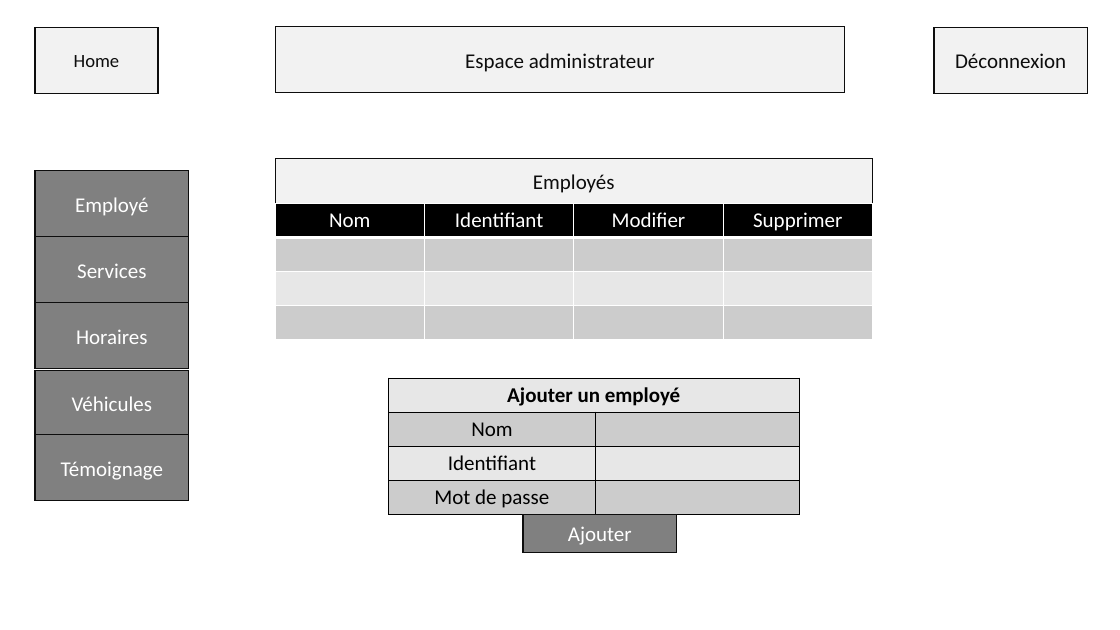
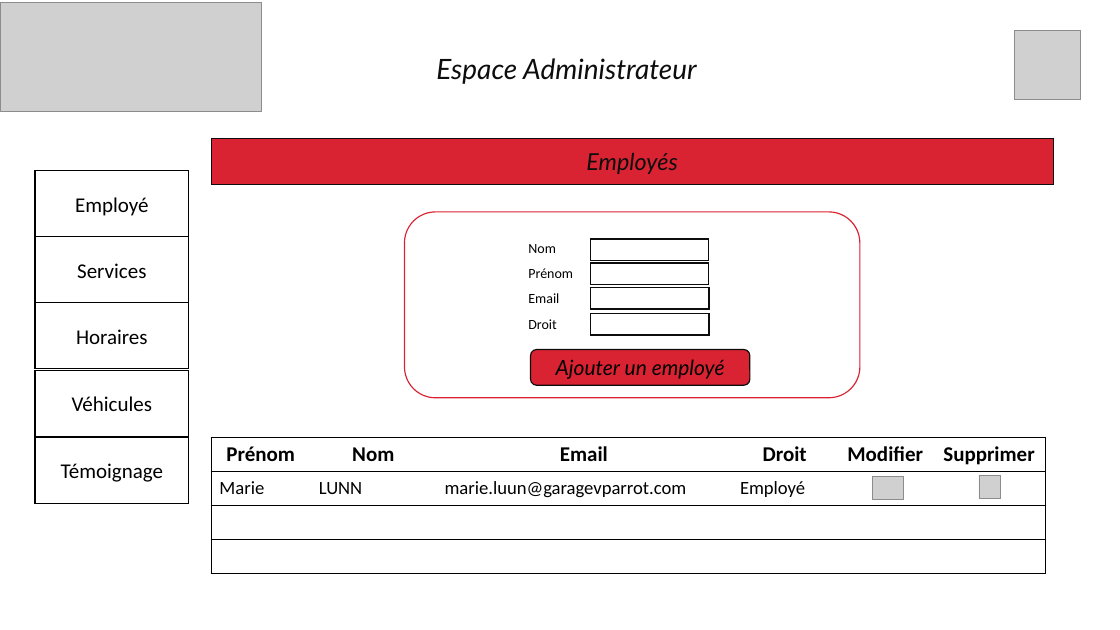
Before and after one commit to adele-dbs/garagevparrot, a slide deck: slide 7 of other/Maquette - Mockup.pptx (slide 8 before the commit). Drawn at 1120x630 pixels with LibreOffice and Linux fonts; fonts in the diff are those of the drawing; grey boxes stand for pictures. Boxes give left, top, right and bottom in pixels: in the first picture for what was removed or moved away, otherwise in the second. Text is boxed around its words. In the diff, an @@ line names an element or a change of style, - is before the commit and + after.

```diff
--- a/other/Maquette - Mockup.pptx
+++ b/other/Maquette - Mockup.pptx
@@ picture added at (0,2,261,111) @@
@@ rectangle removed at (35,28,158,94) @@
-Home
@@ rectangle removed at (934,28,1088,94) @@
-Déconnexion
@@ text "Espace Administrateur": place and size @@
-text "Espace Administrateur" at (276,27,845,93)
+text "Espace Administrateur" at (436,58,697,84)
@@ text "Espace Administrateur" at (436,58,697,84): fill #F2F2F2 to none; outline #0D0D0D 1 pt to none @@
@@ text at (436,58,697,84): text changed; size 18 to 24 pt; font Calibri to Lato; italic on @@
-Espace administrateur
+Espace Administrateur
@@ picture added at (1014,30,1081,99) @@
@@ rectangle "Employés": place and size @@
-rectangle "Employés" at (276,158,873,203)
+rectangle "Employés" at (211,139,1054,184)
@@ rectangle "Employés" at (211,139,1054,184): size 18 to 20 pt, font Calibri to Lato, italic on; fill #F2F2F2 to #D92332 @@
@@ rounded rectangle added at (405,212,860,397), outline #D92332 1 pt @@
@@ rectangle added at (591,239,708,260), fill #FFFFFF, outline #0D0D0D 1 pt @@
@@ text added at (528,244,556,253), 12 pt, text #000000 @@
+Nom
@@ text added at (528,268,573,278), 12 pt, text #000000 @@
+Prénom
@@ rectangle added at (591,263,708,284), fill #FFFFFF, outline #0D0D0D 1 pt @@
@@ text added at (528,293,559,303), 12 pt, text #000000 @@
+Email
@@ rectangle added at (591,287,710,308), fill #FFFFFF, outline #0D0D0D 1 pt, 12 pt, text #FFFFFF @@
+Sujet
@@ text added at (528,319,556,329), 12 pt, text #000000 @@
+Droit
@@ rectangle added at (591,313,710,334), fill #FFFFFF, outline #0D0D0D 1 pt, 12 pt, text #FFFFFF @@
+Sujet
@@ rounded rectangle added at (531,350,750,386), fill #D92332, outline #0D0D0D 1 pt, 18 pt, text #000000, italic @@
+Ajouter un employé
@@ table removed at (389,378,800,514), 4 rows, 2 columns @@
-Ajouter un employé | 
-Nom | 
-Identifiant | 
-Mot de passe | 
@@ text colour #FFFFFF to #000000; fill #808080 to none; outline #0D0D0D 1 pt to #000000 1 pt in 5 elements at (35,171,189,237), (35,237,189,303), (35,302,189,369), (35,371,189,437), (35,437,189,503) @@
@@ table at (211,437,1045,573) @@
-column 1: Nom |  |  | 
-column 2: Identifiant |  |  | 
+column 1: Prénom | Marie |  | 
+column 2: Nom | LUNN |  | 
+column 3: Email | marie.luun@garagevparrot.com |  | 
+column 4: Droit | Employé |  | 
@@ table: place and size @@
-table at (276,203,874,339)
+table at (211,437,1045,573)
@@ picture added at (873,476,903,499) @@
@@ picture added at (979,476,1001,499) @@
@@ rectangle removed at (523,514,677,552) @@
-Ajouter
```
Also in this commit, not shown: 5 other slides changed, 4 slides added, 4 slides removed, 39 other files.
